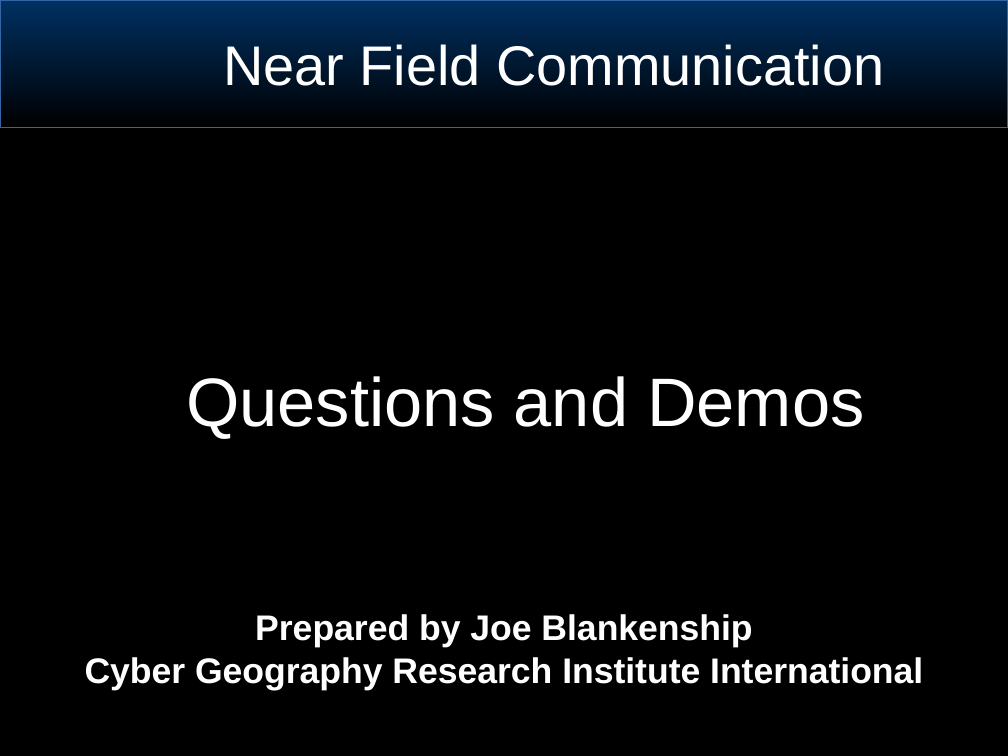
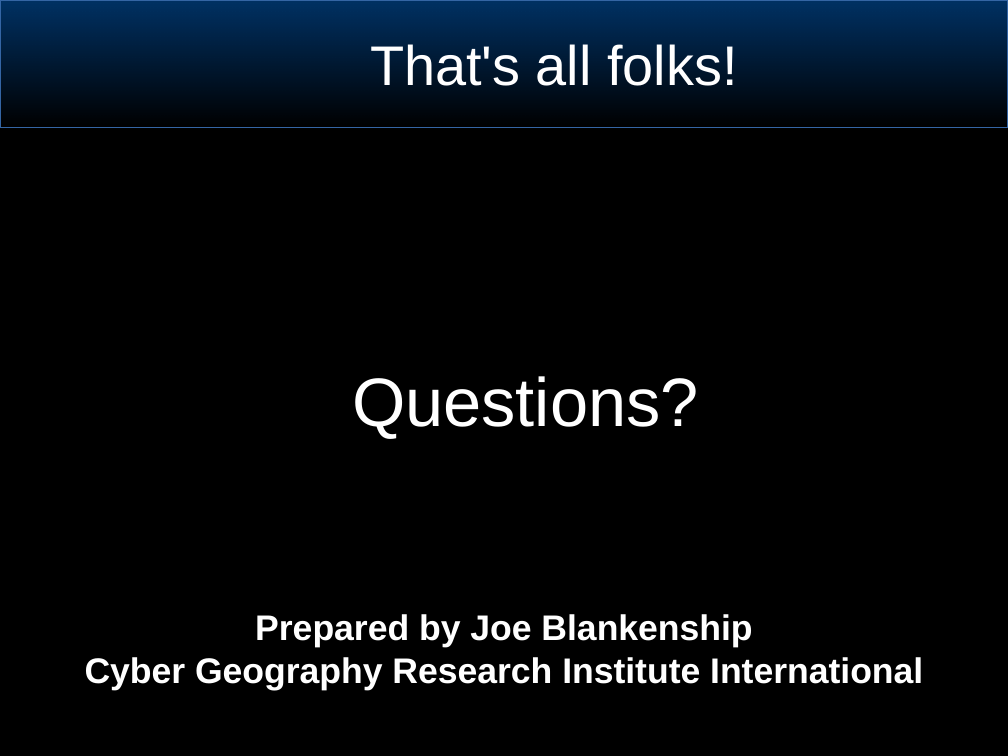
Before and after one commit to joeblankenship1/BRW_ANT_CLASS, a slide deck: slide 37 of BasicSignalsConcepts.odp (slide 41 before the commit). Drawn at 1008x756 pixels with LibreOffice and Linux fonts; fonts in the diff are those of the drawing; background and template pictures are left out. Boxes give left, top, right and bottom in pixels: in the first picture for what was removed or moved away, otherwise in the second. Text is boxed around its words. In the diff, an @@ line names an element or a change of style, - is before the commit and + after.

```diff
--- a/BasicSignalsConcepts.odp
+++ b/BasicSignalsConcepts.odp
@@ title at box(370, 44, 737, 86): text changed @@
-Near Field Communication
+That's all folks!
@@ text at box(352, 376, 699, 439): text changed @@
-Questions and Demos
+Questions?
```
Also in this commit, not shown: 14 other slides changed, 5 slides added, 9 slides removed, 1 other file.
